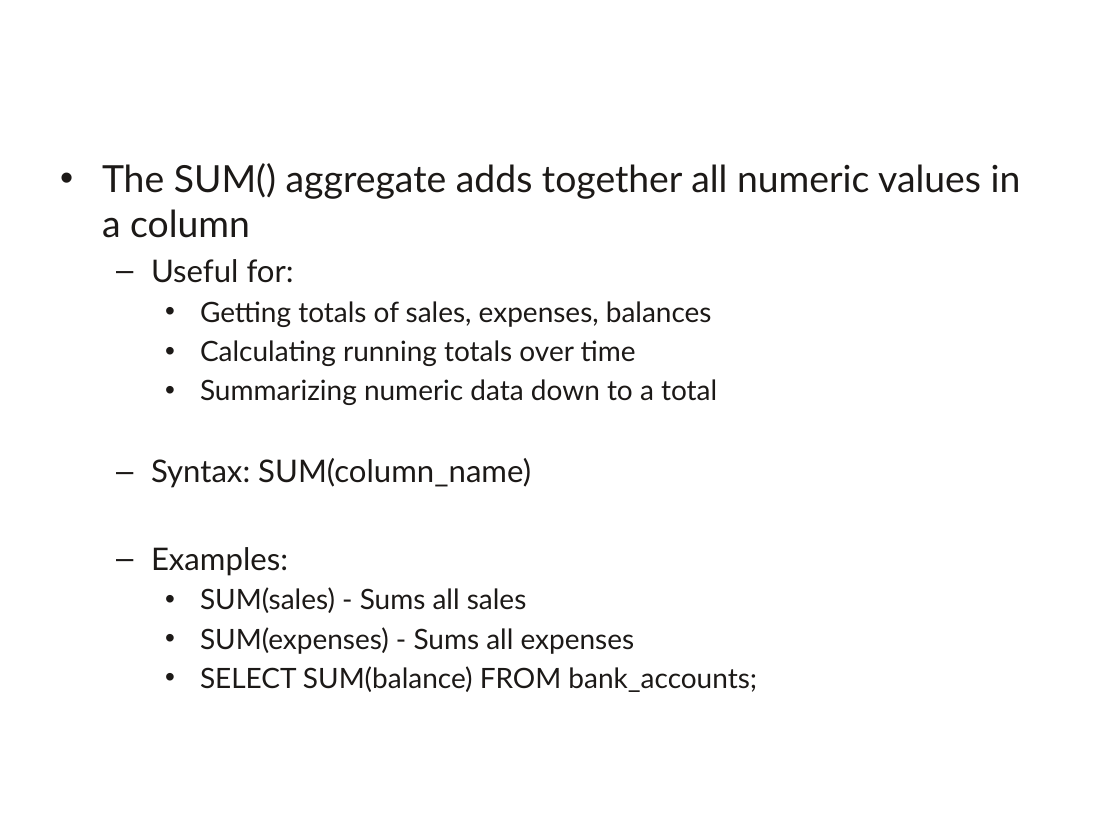
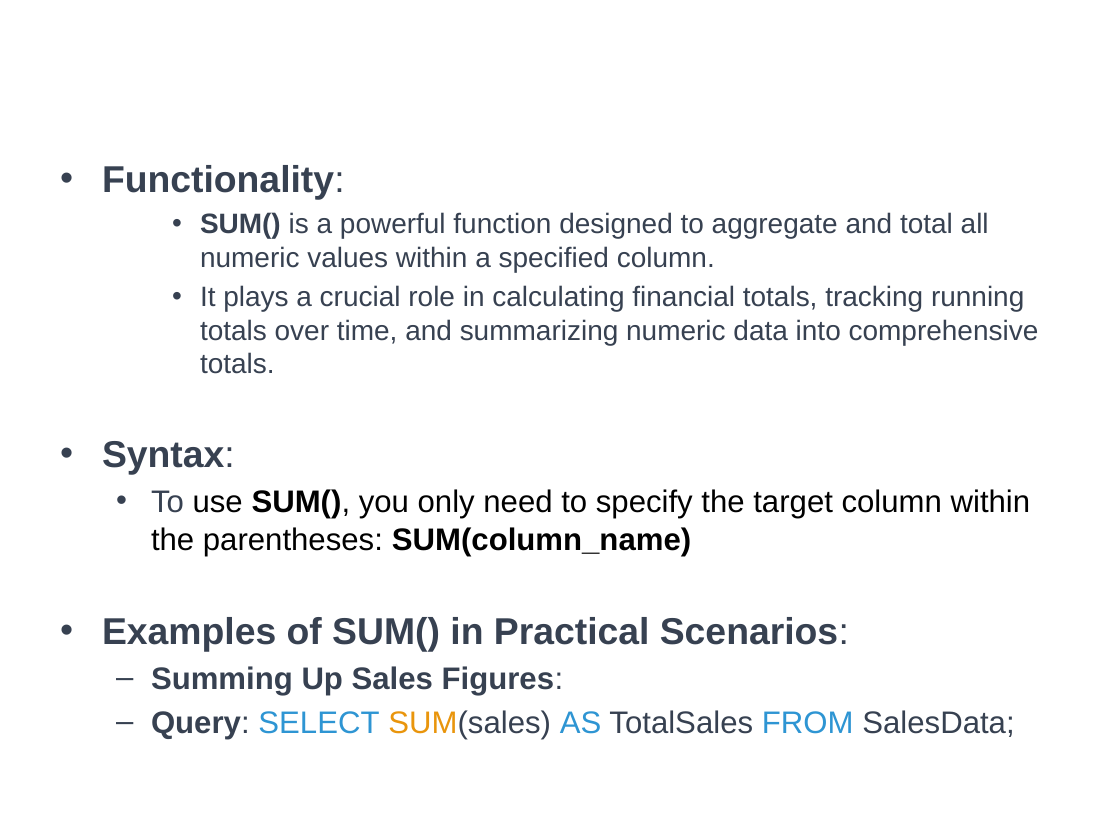
Before and after one commit to a099954/ABC-Program, a slide deck: slide 10 of SQL/Day 3 Aggregates/Aggregates.pptx (slide 9 before the commit). Drawn at 1120x840 pixels with LibreOffice and Linux fonts; fonts in the diff are those of the drawing; background and template pictures are left out. Boxes give left, top, right and bottom in pixels: in the first picture for what was removed or moved away, otherwise in the second. Text is boxed around its words. In the diff, an @@ line names an element or a change of style, - is before the commit and + after.

```diff
--- a/SQL/Day 3 Aggregates/Aggregates.pptx
+++ b/SQL/Day 3 Aggregates/Aggregates.pptx
@@ text at box(102, 165, 1039, 739): text changed; font Lato to Arial; text colour #1C1917 to #374151 @@
-• The SUM() aggregate adds together all numeric values in a column
-  – Useful for:
-    • Getting totals of sales, expenses, balances
-    • Calculating running totals over time
-    • Summarizing numeric data down to a total
-  – Syntax: SUM(column_name)
-  – Examples:
-    • SUM(sales) - Sums all sales
-    • SUM(expenses) - Sums all expenses
-    • SELECT SUM(balance) FROM bank_accounts;
+• Functionality:
+    • SUM() is a powerful function designed to aggregate and total all numeric values within a specified column.
+    • It plays a crucial role in calculating financial totals, tracking running totals over time, and summarizing numeric data into comprehensive totals.
+• Syntax:
+  • To use SUM(), you only need to specify the target column within the parentheses: SUM(column_name)
+• Examples of SUM() in Practical Scenarios:
+  – Summing Up Sales Figures:
+  – Query: SELECT SUM(sales) AS TotalSales FROM SalesData;
```
Also in this commit, not shown: 19 other slides changed, 3 slides added, 16 other files.
